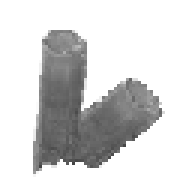
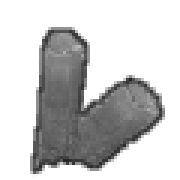
The second (180, 180) image is a revision of the first. Changes to its layers:
added layer "outline" above "Pasted Layer" over 30, 27, 165, 174
